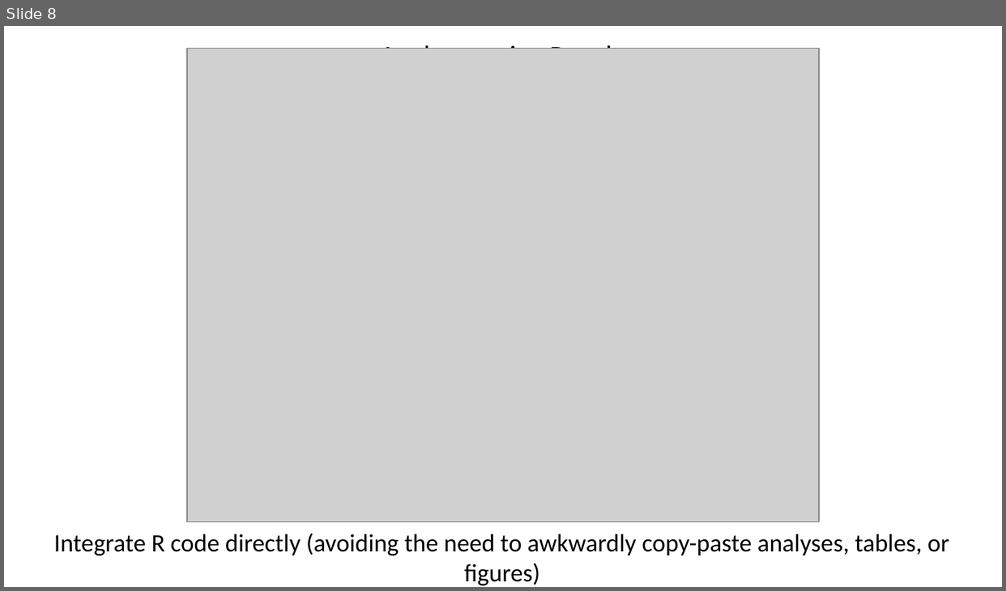
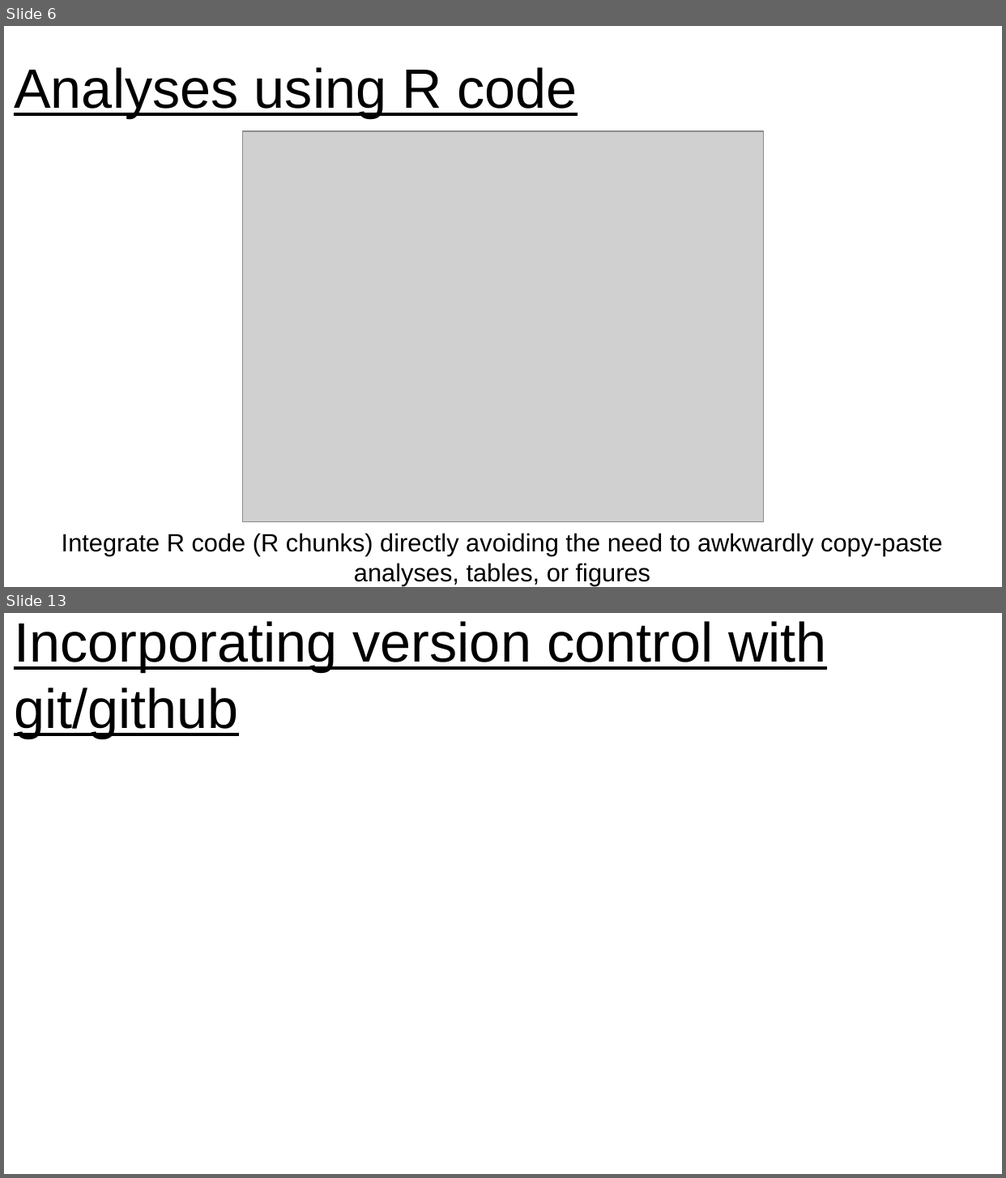
Before and after one commit to jennahamlin/GiGte, a slide deck: GiGte.pptx. Shown one above the other, each under a label of ours: slide 8 before the commit, slides 6 and 13 after it; the slides between them are not shown. The pictures are 1006x591 and 1006x1178 pixels, drawn with LibreOffice and Linux fonts; fonts in the diff are those of the drawing; grey boxes stand for pictures. Boxes give left, top, right and bottom in pixels: in the first picture for what was removed or moved away, otherwise in the second. Text is boxed around its words. In the diff, an @@ line names an element or a change of style, - is before the commit and + after.

Commit message:
add most of images and slides for ppt

```diff
--- a/GiGte.pptx
+++ b/GiGte.pptx
@@ slide 13 added at box(4, 613, 1002, 1174), background #FFFFFF @@
@@ title added at box(14, 621, 827, 739), 40 pt, text #000000, underline @@
+Incorporating version control with git/github
@@ what was slide 8 is now slide 6 @@
@@ slide 6 changed as well @@
@@ title "Analyses using R code": place and size @@
-title "Analyses using R code" at box(380, 42, 625, 49)
+title "Analyses using R code" at box(14, 67, 577, 118)
@@ title "Analyses using R code" at box(14, 67, 577, 118): size 20 to 40 pt, font Calibri to Arial, underline on; alignment centre to left @@
@@ picture: place and size @@
-picture at box(186, 48, 818, 522)
+picture at box(242, 132, 764, 523)
@@ text at box(62, 533, 943, 586): text changed; font Calibri to Arial @@
-Integrate R code directly (avoiding the need to awkwardly copy-paste analyses, tables, or figures)
+Integrate R code (R chunks) directly avoiding the need to awkwardly copy-paste analyses, tables, or figures
```
Also in this commit, not shown: 5 other slides changed, 8 other slides added, 3 slides removed, 8 other files.
